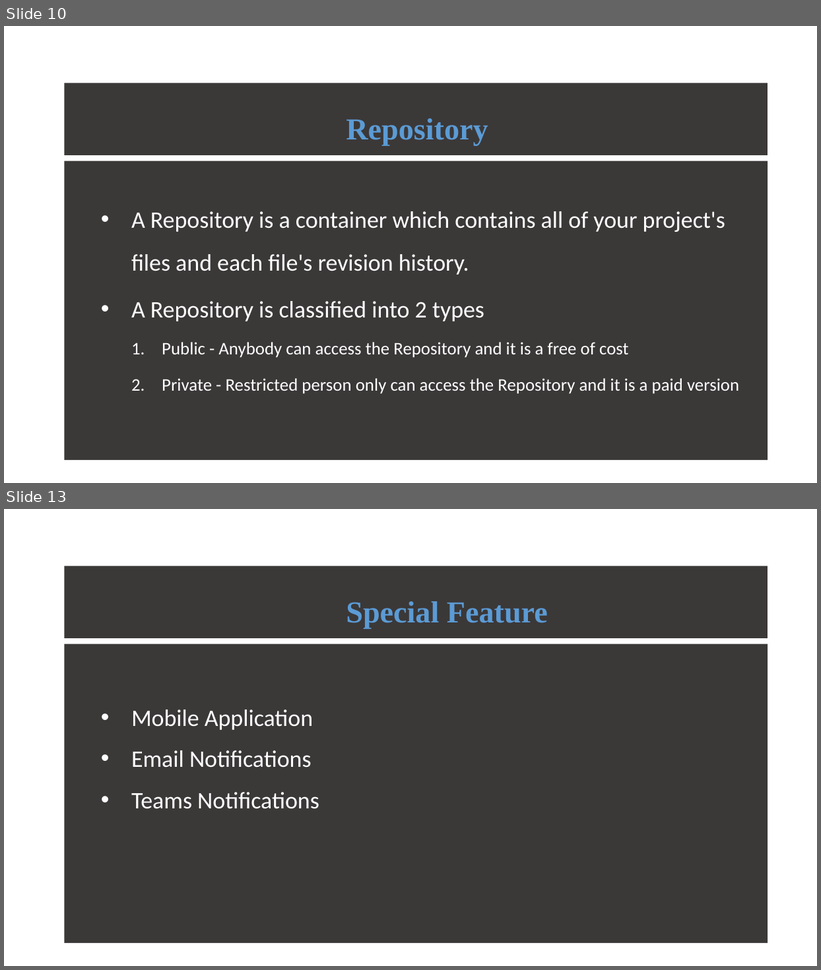
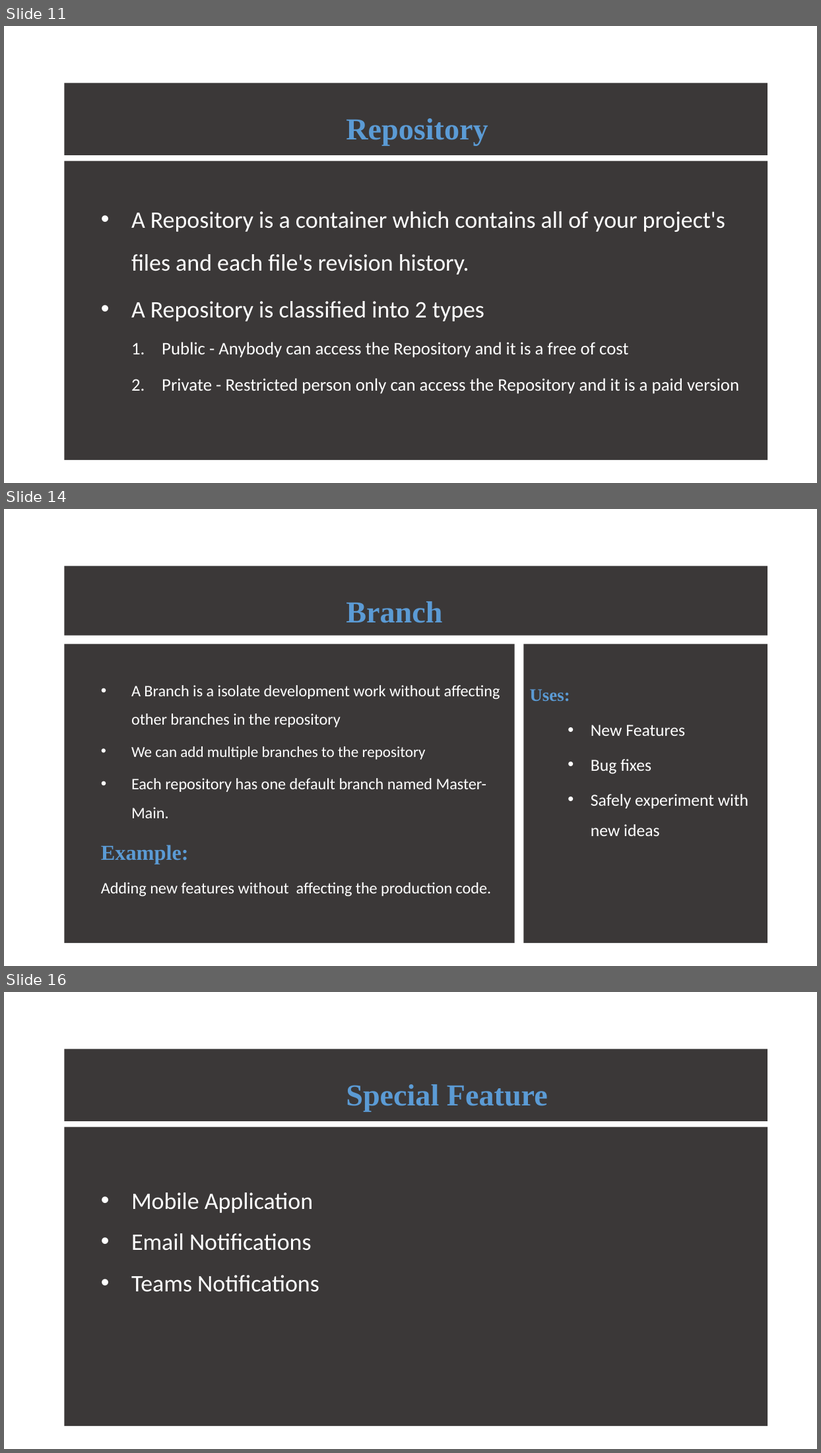
Before and after one commit to ATE186-Murali/PPT, a slide deck: GitHub.pptx. Shown one above the other, each under a label of ours: slides 10 and 13 before the commit, slides 11, 14 and 16 after it; the slides between them are not shown. The pictures are 821x970 and 821x1453 pixels, drawn with LibreOffice and Linux fonts; fonts in the diff are those of the drawing. Boxes give left, top, right and bottom in pixels: in the first picture for what was removed or moved away, otherwise in the second. Text is boxed around its words. In the diff, an @@ line names an element or a change of style, - is before the commit and + after.

```diff
--- a/GitHub.pptx
+++ b/GitHub.pptx
@@ slide 14 added at [4, 509, 817, 966], background #FFFFFF @@
@@ rectangle added at [64, 566, 768, 636], fill #3B3838, 36 pt, text #5B9BD5, bold @@
+Branch
@@ subtitle added at [64, 644, 515, 944], fill #3B3838, 18.9 pt, text #FFFFFF @@
+  • A Branch is a isolate development work without affecting other branches in the repository
+  • We can add multiple branches to the repository
+  • Each repository has one default branch named Master-Main.
+  Example:
+  Adding new features without affecting the production code.
@@ rectangle added at [523, 644, 768, 944], fill #3B3838, 20 pt, text #FFFFFF @@
+  Uses:
+        • New Features
+        • Bug fixes
+        • Safely experiment with new ideas
@@ title added at [396, 687, 426, 696], 60 pt, text #000000 @@
+A
@@ what was slide 10 is now slide 11 @@
@@ what was slide 13 is now slide 16 @@
```
Also in this commit, not shown: 3 slides changed, 2 other slides added.
